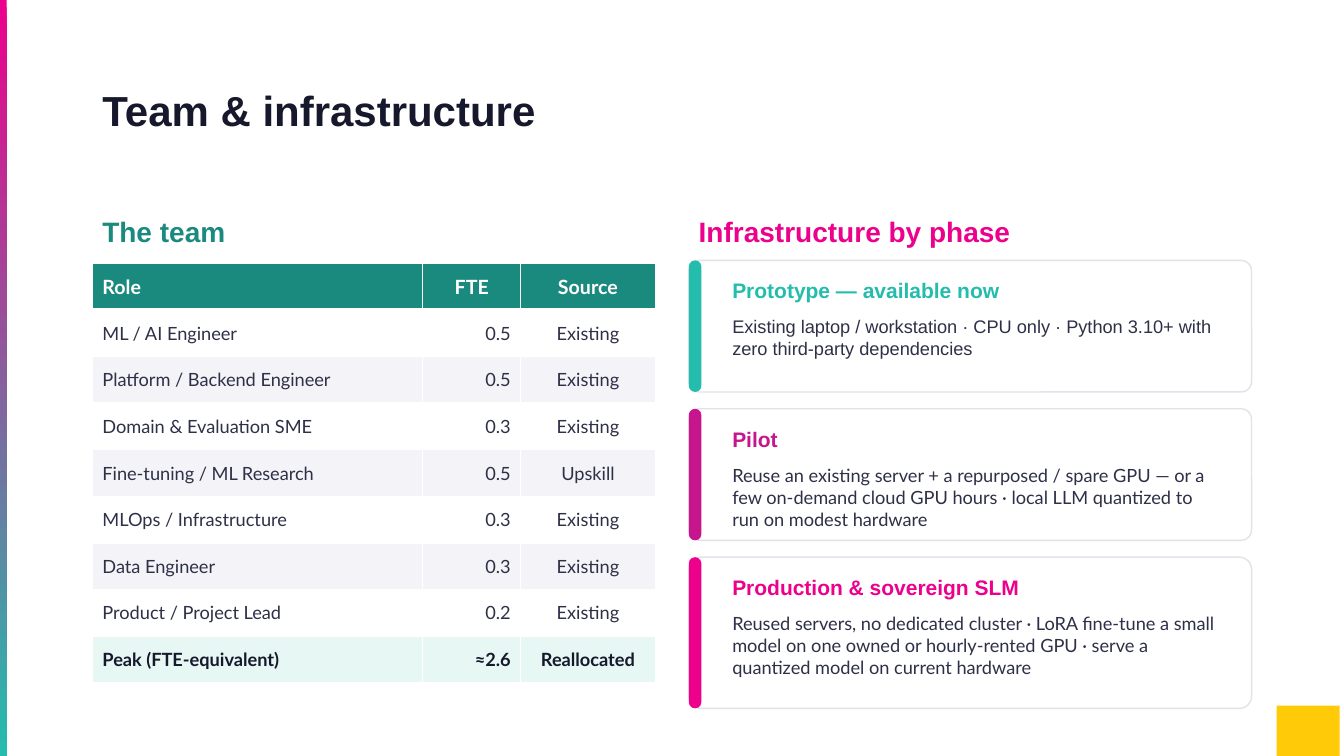
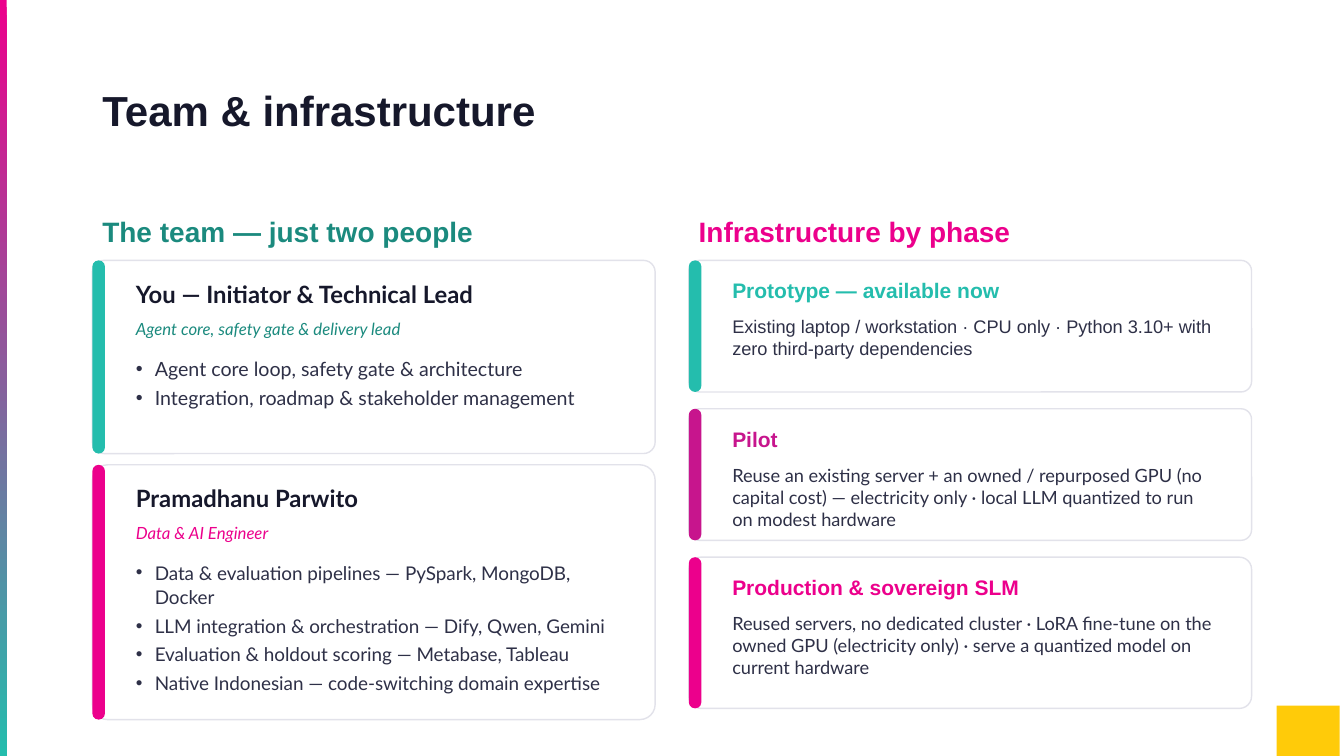
Before and after one commit to ghifiardi/LLM-Indonesia, a slide deck: slide 12 of Constrained Gödel-Agent Prototype.pptx. Drawn at 1344x756 pixels with LibreOffice and Linux fonts; fonts in the diff are those of the drawing. Boxes give left, top, right and bottom in pixels: in the first picture for what was removed or moved away, otherwise in the second. Text is boxed around its words. In the diff, an @@ line names an element or a change of style, - is before the commit and + after.

```diff
--- a/Constrained Gödel-Agent Prototype.pptx
+++ b/Constrained Gödel-Agent Prototype.pptx
@@ text at [102, 221, 472, 248]: text changed @@
-The team
+The team — just two people
@@ table removed at [93, 263, 655, 684], 9 rows, 3 columns @@
-Role | FTE | Source
-ML / AI Engineer | 0.5 | Existing
-Platform / Backend Engineer | 0.5 | Existing
-Domain & Evaluation SME | 0.3 | Existing
-Fine-tuning / ML Research | 0.5 | Upskill
-MLOps / Infrastructure | 0.3 | Existing
-Data Engineer | 0.3 | Existing
-Product / Project Lead | 0.2 | Existing
-Peak (FTE-equivalent) | ≈2.6 | Reallocated
@@ rounded rectangle added at [93, 260, 655, 454], fill #FFFFFF, outline #E2E2EA 1 pt @@
@@ rounded rectangle added at [93, 260, 105, 454], fill #24BDAD @@
@@ text added at [136, 285, 473, 303], 17 pt, text #16182B, bold @@
+You — Initiator & Technical Lead
@@ text added at [136, 322, 400, 338], 12 pt, text #1B8A7E, italic @@
+Agent core, safety gate & delivery lead
@@ text added at [155, 361, 574, 409], 14 pt, text #2E3047 @@
+• Agent core loop, safety gate & architecture
+• Integration, roadmap & stakeholder management
@@ rounded rectangle added at [93, 465, 655, 720], fill #FFFFFF, outline #E2E2EA 1 pt @@
@@ rounded rectangle added at [93, 465, 105, 720], fill #EC008C @@
@@ text at [732, 468, 1202, 526]: text changed @@
-Reuse an existing server + a repurposed / spare GPU — or a few on-demand cloud GPU hours · local LLM quantized to run on modest hardware
+Reuse an existing server + an owned / repurposed GPU (no capital cost) — electricity only · local LLM quantized to run on modest hardware
@@ text added at [136, 489, 358, 507], 17 pt, text #16182B, bold @@
+Pramadhanu Parwito
@@ text added at [136, 526, 268, 542], 12 pt, text #EC008C, italic @@
+Data & AI Engineer
@@ text added at [155, 566, 605, 694], 13.5 pt, text #2E3047 @@
+• Data & evaluation pipelines — PySpark, MongoDB, Docker
+• LLM integration & orchestration — Dify, Qwen, Gemini
+• Evaluation & holdout scoring — Metabase, Tableau
+• Native Indonesian — code-switching domain expertise
@@ text at [732, 616, 1211, 674]: text changed @@
-Reused servers, no dedicated cluster · LoRA fine-tune a small model on one owned or hourly-rented GPU · serve a quantized model on current hardware
+Reused servers, no dedicated cluster · LoRA fine-tune on the owned GPU (electricity only) · serve a quantized model on current hardware
```
Also in this commit, not shown: 1 other slide changed, 2 other files.
